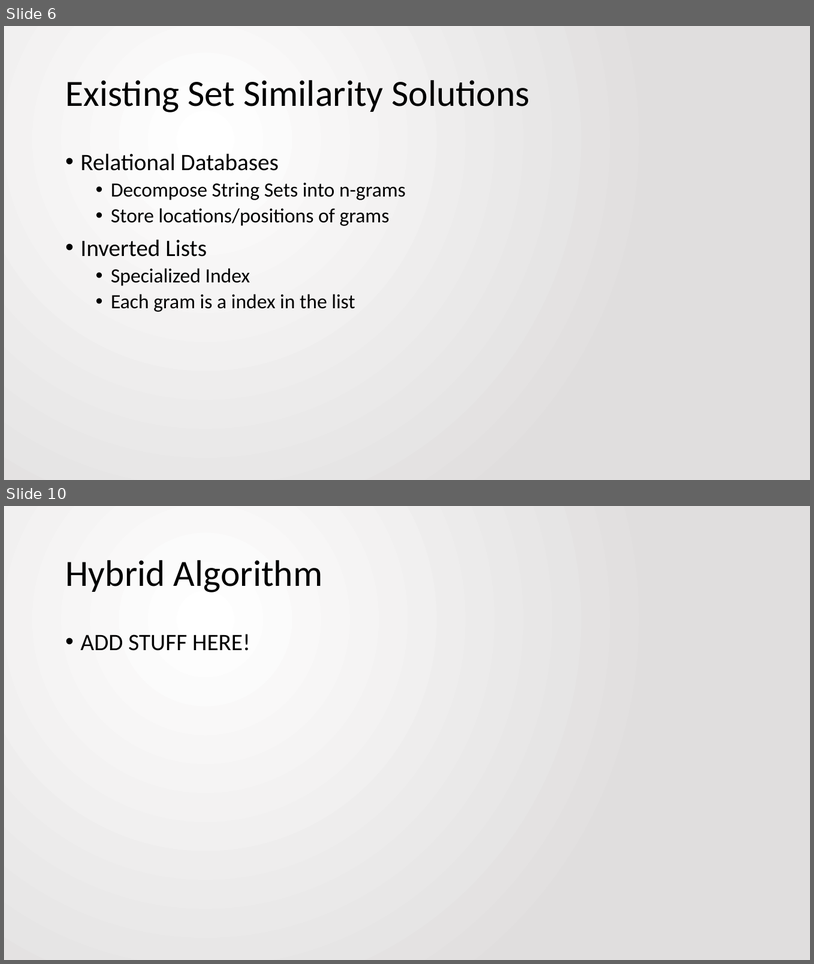
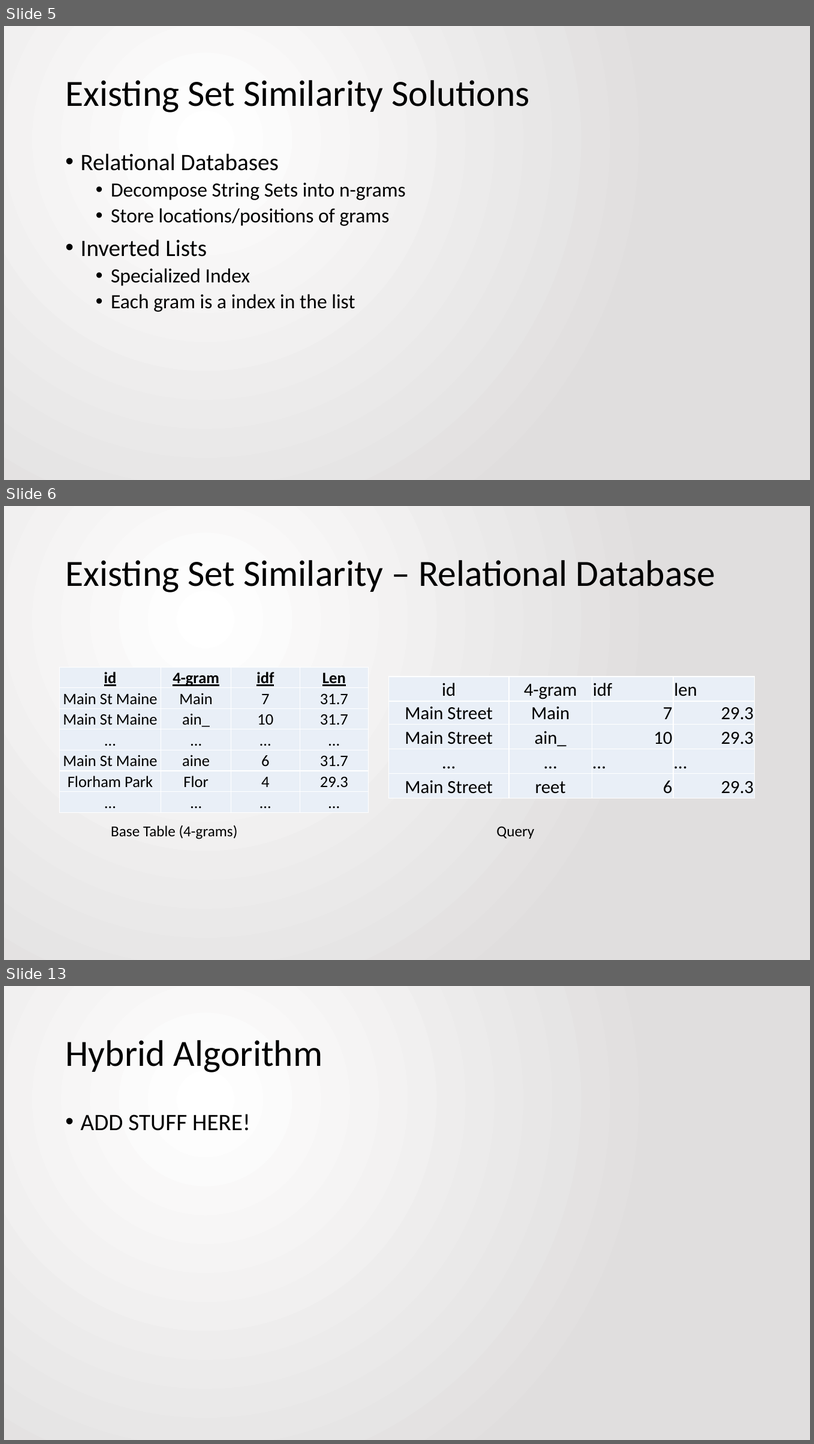
Before and after one commit to jbfitz/EECS405, a slide deck: Paper Presentation/EECS405.PattersonFitzpatrick.PaperPresentation.pptx. Shown one above the other, each under a label of ours: slides 6 and 10 before the commit, slides 5, 6 and 13 after it; the slides between them are not shown. The pictures are 814x964 and 814x1444 pixels, drawn with LibreOffice and Linux fonts; fonts in the diff are those of the drawing. Boxes give left, top, right and bottom in pixels: in the first picture for what was removed or moved away, otherwise in the second. Text is boxed around its words. In the diff, an @@ line names an element or a change of style, - is before the commit and + after.

```diff
--- a/Paper Presentation/EECS405.PattersonFitzpatrick.PaperPresentation.pptx
+++ b/Paper Presentation/EECS405.PattersonFitzpatrick.PaperPresentation.pptx
@@ slide 6 added at [4,506,810,960], background gradient #FFFFFF to #E1DFDF @@
@@ title added at [65,560,716,592], 44 pt, text #000000 @@
+Existing Set Similarity – Relational Database
@@ table added at [60,667,369,812], 7 rows, 4 columns @@
+id | 4-gram | idf | Len
+Main St Maine | Main | 7 | 31.7
+Main St Maine | ain_ | 10 | 31.7
+… | … | … | …
+Main St Maine | aine | 6 | 31.7
+Florham Park | Flor | 4 | 29.3
+… | … | … | …
@@ table added at [389,676,755,798], 5 rows, 4 columns @@
+id | 4-gram | idf | len
+Main Street | Main | 7 | 29.3
+Main Street | ain_ | 10 | 29.3
+… | … | … | …
+Main Street | reet | 6 | 29.3
@@ text added at [111,825,238,839], 18 pt, text #000000 @@
+Base Table (4-grams)
@@ text added at [497,826,534,838], 18 pt, text #000000 @@
+Query
@@ what was slide 6 is now slide 5 @@
@@ what was slide 10 is now slide 13 @@
```
Also in this commit, not shown: 5 slides changed, 3 other slides added, 1 slide removed.
